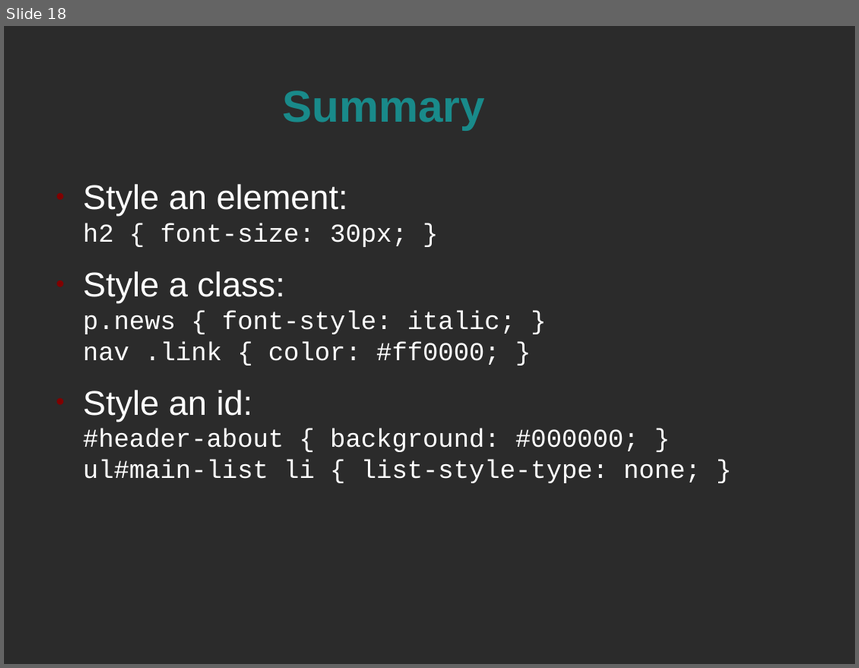
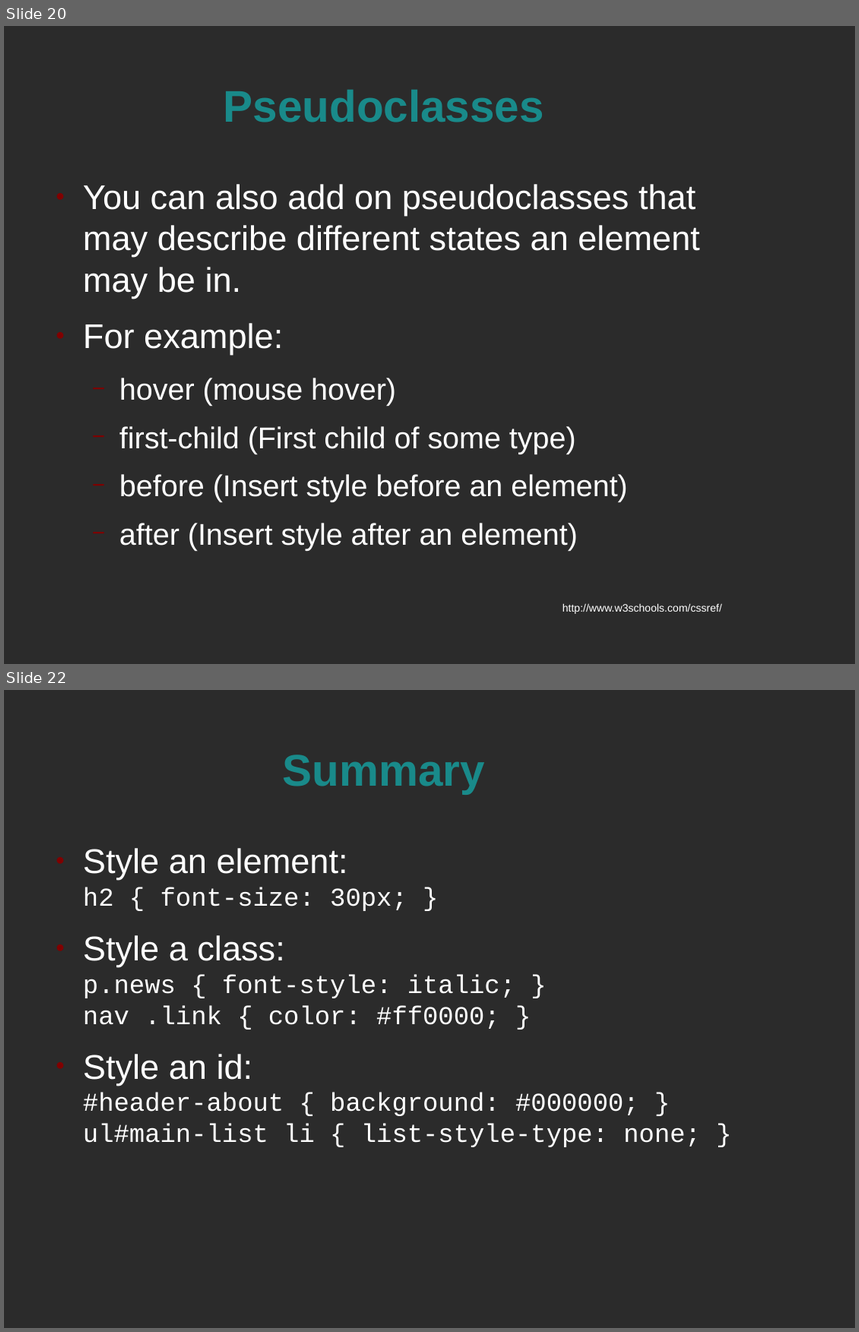
Before and after one commit to spellbindguy/Web-Development, a slide deck: Lectures/04 CSS/CSS Intro.odp. Shown one above the other, each under a label of ours: slide 18 before the commit, slides 20 and 22 after it; the slides between them are not shown. The pictures are 859x668 and 859x1332 pixels, drawn with LibreOffice and Linux fonts; fonts in the diff are those of the drawing; background and template pictures are left out; a plain dark background stands for a picture behind light text. Boxes give left, top, right and bottom in pixels: in the first picture for what was removed or moved away, otherwise in the second. Text is boxed around its words. In the diff, an @@ line names an element or a change of style, - is before the commit and + after.

```diff
--- a/Lectures/04 CSS/CSS Intro.odp
+++ b/Lectures/04 CSS/CSS Intro.odp
@@ slide 20 added at <box>4,26,855,664</box>, background picture (left out) @@
@@ title added at <box>224,90,544,123</box>, 41.4 pt, text #198A8A, bold @@
+Pseudoclasses
@@ text added at <box>83,184,700,550</box>, 28 pt, text #FFFFFF @@
+● You can also add on pseudoclasses that may describe different states an element may be in.
+● For example:
+  − hover (mouse hover)
+  − first-child (First child of some type)
+  − before (Insert style before an element)
+  − after (Insert style after an element)
@@ text added at <box>563,604,722,614</box>, 10 pt, text #FFFFFF @@
+http://www.w3schools.com/cssref/
@@ what was slide 18 is now slide 22 @@
```
Also in this commit, not shown: 4 other slides added, 1 slide removed, 1 other file.
